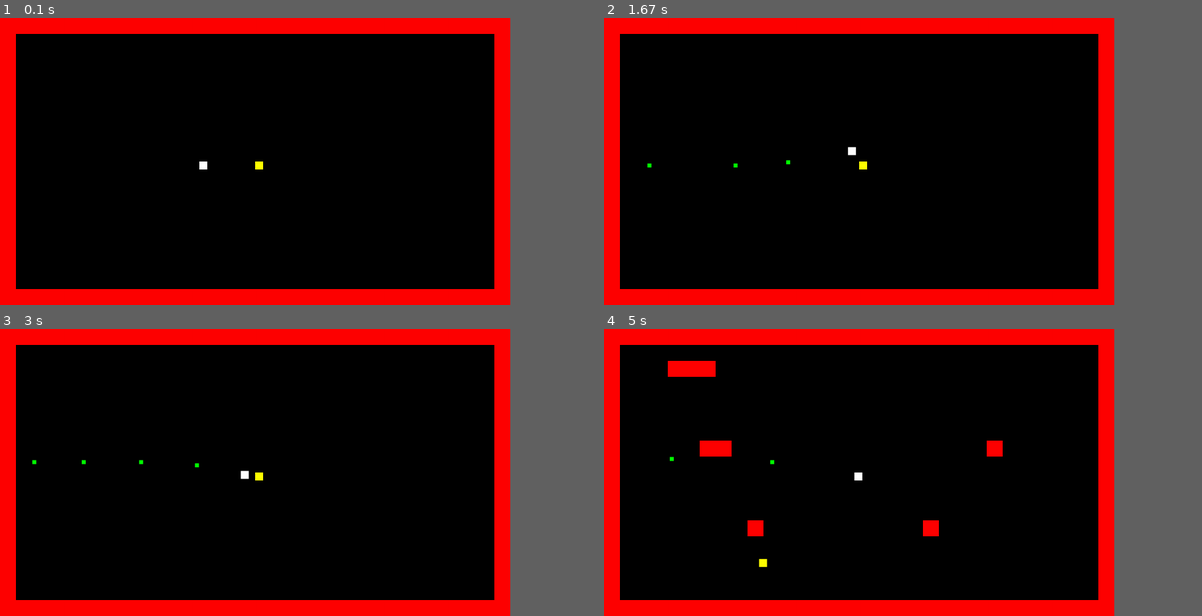
Above: before the commit, frames 1-4 (two rows, left to right).
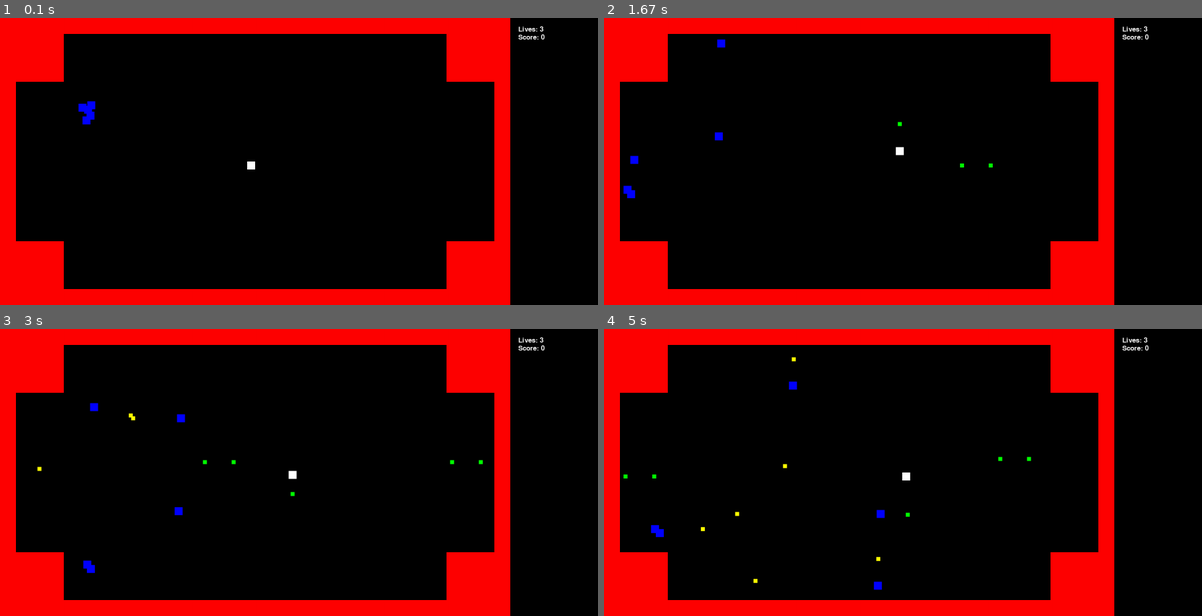
Above: after the commit, the same moments.

Repository: virayjj/virayjj-classwork
Game: pygame game, started from pygame/mini-project/mygame(unfinished).py
Same seed, same stepped clock (60 frames per second), same inputs: the game is played once before the commit and once after it.
Inputs:
- Up to frame 1 (0.1 s): no input
- Up to frame 2 (1.67 s): hold Z 0.33-0.8 s; hold Right 0.33-0.8 s; hold Right 0.83-1.3 s; tap Z at 0.9, 1.2, 1.4 s; hold Up 1.33-1.63 s
- Up to frame 3 (3 s): hold Right 1.67-2.13 s; tap Z at 1.73, 2.03, 2.23, 2.53, 2.8 s; hold Left 2.17-2.7 s; hold Down from 2.73 s (still down)
- Up to frame 4 (5 s): release Down at 3.03 s; hold Left 3.07-3.47 s; tap Z at 3.13, 3.43, 3.57, 3.97, 4.27, 4.63 s; hold Up 3.5-3.87 s; hold Right 3.9-4.53 s; hold Down 4.57-4.93 s; hold Left from 4.97 s (still down)
In our replay, the window is 768x432 before the commit and 900x432 after it. These sizes can differ from the game's own. Grey fills any space a smaller window leaves; there, only what the larger window draws over its background counts as a difference.

The runs differ from the first frame. In frame 1, 5.7% of the frame differs, in the area x 2-92%, y 2-95%; in frame 2, 5.8%; in frame 3, 5.9%; in frame 4, 7.1%.

Commit message:
Update mygame(unfinished).py

Diff:
--- a/pygame/mini-project/mygame(unfinished).py
+++ b/pygame/mini-project/mygame(unfinished).py
@@ -3,41 +3,41 @@
 
 map1 = [
     [1,1,1,1,1,1,1,1,1,1,1,1,1,1,1,1,1,1,1,1,1,1,1,1,1,1,1,1,1,1,1,1],
-    [1,0,0,0,0,0,0,0,0,0,0,0,0,0,0,0,0,0,0,0,0,0,0,0,0,0,0,0,0,0,0,1],
-    [1,0,0,0,0,0,0,0,0,0,0,0,0,0,0,0,0,0,0,0,0,0,0,0,0,0,0,0,0,0,0,1],
-    [1,0,0,0,0,0,0,0,0,0,0,0,0,0,0,0,0,0,0,0,0,0,0,0,0,0,0,0,0,0,0,1],
-    [1,0,0,0,0,0,0,0,0,0,0,0,0,0,0,0,0,0,0,0,0,0,0,0,0,0,0,0,0,0,0,1],
-    [1,0,0,0,0,0,0,0,0,0,0,0,0,0,0,0,0,0,0,0,0,0,0,0,0,0,0,0,0,0,0,1],
-    [1,0,0,0,0,0,0,0,0,0,0,0,0,0,0,0,0,0,0,0,0,0,0,0,0,0,0,0,0,0,0,1],
-    [1,0,0,0,0,0,0,0,0,0,0,0,0,0,0,0,0,0,0,0,0,0,0,0,0,0,0,0,0,0,0,1],
-    [1,0,0,0,0,0,0,0,0,0,0,0,0,0,0,0,0,0,0,0,0,0,0,0,0,0,0,0,0,0,0,1],
-    [1,0,0,0,0,0,0,0,0,0,0,0,0,0,0,0,0,0,0,0,0,0,0,0,0,0,0,0,0,0,0,1],
-    [1,0,0,0,0,0,0,0,0,0,0,0,0,0,0,0,0,0,0,0,0,0,0,0,0,0,0,0,0,0,0,1],
-    [1,0,0,0,0,0,0,0,0,0,0,0,0,0,0,0,0,0,0,0,0,0,0,0,0,0,0,0,0,0,0,1],
-    [1,0,0,0,0,0,0,0,0,0,0,0,0,0,0,0,0,0,0,0,0,0,0,0,0,0,0,0,0,0,0,1],
-    [1,0,0,0,0,0,0,0,0,0,0,0,0,0,0,0,0,0,0,0,0,0,0,0,0,0,0,0,0,0,0,1],
-    [1,0,0,0,0,0,0,0,0,0,0,0,0,0,0,0,0,0,0,0,0,0,0,0,0,0,0,0,0,0,0,1],
-    [1,0,0,0,0,0,0,0,0,0,0,0,0,0,0,0,0,0,0,0,0,0,0,0,0,0,0,0,0,0,0,1],
-    [1,0,0,0,0,0,0,0,0,0,0,0,0,0,0,0,0,0,0,0,0,0,0,0,0,0,0,0,0,0,0,1],
+    [1,1,1,1,0,0,0,0,0,0,0,0,0,0,0,0,0,0,0,0,0,0,0,0,0,0,0,0,1,1,1,1],
+    [1,1,1,1,0,0,0,0,0,0,0,0,0,0,0,0,0,0,0,0,0,0,0,0,0,0,0,0,1,1,1,1],
+    [1,1,1,1,0,0,0,0,0,0,0,0,0,0,0,0,0,0,0,0,0,0,0,0,0,0,0,0,1,1,1,1],
+    [1,0,0,0,0,0,0,0,0,0,0,0,0,0,0,0,0,0,0,0,0,0,0,0,0,0,0,0,0,0,0,1],
+    [1,0,0,0,0,0,0,0,0,0,0,0,0,0,0,0,0,0,0,0,0,0,0,0,0,0,0,0,0,0,0,1],
+    [1,0,0,0,0,0,0,0,0,0,0,0,0,0,0,0,0,0,0,0,0,0,0,0,0,0,0,0,0,0,0,1],
+    [1,0,0,0,0,0,0,0,0,0,0,0,0,0,0,0,0,0,0,0,0,0,0,0,0,0,0,0,0,0,0,1],
+    [1,0,0,0,0,0,0,0,0,0,0,0,0,0,0,0,0,0,0,0,0,0,0,0,0,0,0,0,0,0,0,1],
+    [1,0,0,0,0,0,0,0,0,0,0,0,0,0,0,0,0,0,0,0,0,0,0,0,0,0,0,0,0,0,0,1],
+    [1,0,0,0,0,0,0,0,0,0,0,0,0,0,0,0,0,0,0,0,0,0,0,0,0,0,0,0,0,0,0,1],
+    [1,0,0,0,0,0,0,0,0,0,0,0,0,0,0,0,0,0,0,0,0,0,0,0,0,0,0,0,0,0,0,1],
+    [1,0,0,0,0,0,0,0,0,0,0,0,0,0,0,0,0,0,0,0,0,0,0,0,0,0,0,0,0,0,0,1],
+    [1,0,0,0,0,0,0,0,0,0,0,0,0,0,0,0,0,0,0,0,0,0,0,0,0,0,0,0,0,0,0,1],
+    [1,1,1,1,0,0,0,0,0,0,0,0,0,0,0,0,0,0,0,0,0,0,0,0,0,0,0,0,1,1,1,1],
+    [1,1,1,1,0,0,0,0,0,0,0,0,0,0,0,0,0,0,0,0,0,0,0,0,0,0,0,0,1,1,1,1],
+    [1,1,1,1,0,0,0,0,0,0,0,0,0,0,0,0,0,0,0,0,0,0,0,0,0,0,0,0,1,1,1,1],
     [1,1,1,1,1,1,1,1,1,1,1,1,1,1,1,1,1,1,1,1,1,1,1,1,1,1,1,1,1,1,1,1],
     ]
 
 map2 = [
     [1,1,1,1,1,1,1,1,1,1,1,1,1,1,1,1,1,1,1,1,1,1,1,1,1,1,1,1,1,1,1,1],
     [1,0,0,0,0,0,0,0,0,0,0,0,0,0,0,0,0,0,0,0,0,0,0,0,0,0,0,0,0,0,0,1],
-    [1,0,0,0,1,1,1,0,0,0,0,0,0,0,0,0,0,0,0,0,0,0,0,0,0,0,0,0,0,0,0,1],
-    [1,0,0,0,0,0,0,0,0,0,0,0,0,0,0,0,0,0,0,0,0,0,0,0,0,0,0,0,0,0,0,1],
-    [1,0,0,0,0,0,0,0,0,0,0,0,0,0,0,0,0,0,0,0,0,0,0,0,0,0,0,0,0,0,0,1],
-    [1,0,0,0,0,0,0,0,0,0,0,0,0,0,0,0,0,0,0,0,0,0,0,0,0,0,0,0,0,0,0,1],
-    [1,0,0,0,0,0,0,0,0,0,0,0,0,0,0,0,0,0,0,0,0,0,0,0,0,0,0,0,0,0,0,1],
-    [1,0,0,0,0,0,1,1,0,0,0,0,0,0,0,0,0,0,0,0,0,0,0,0,1,0,0,0,0,0,0,1],
-    [1,0,0,0,0,0,0,0,0,0,0,0,0,0,0,0,0,0,0,0,0,0,0,0,0,0,0,0,0,0,0,1],
-    [1,0,0,0,0,0,0,0,0,0,0,0,0,0,0,0,0,0,0,0,0,0,0,0,0,0,0,0,0,0,0,1],
-    [1,0,0,0,0,0,0,0,0,0,0,0,0,0,0,0,0,0,0,0,0,0,0,0,0,0,0,0,0,0,0,1],
-    [1,0,0,0,0,0,0,0,0,0,0,0,0,0,0,0,0,0,0,0,0,0,0,0,0,0,0,0,0,0,0,1],
-    [1,0,0,0,0,0,0,0,0,1,0,0,0,0,0,0,0,0,0,0,1,0,0,0,0,0,0,0,0,0,0,1],
-    [1,0,0,0,0,0,0,0,0,0,0,0,0,0,0,0,0,0,0,0,0,0,0,0,0,0,0,0,0,0,0,1],
-    [1,0,0,0,0,0,0,0,0,0,0,0,0,0,0,0,0,0,0,0,0,0,0,0,0,0,0,0,0,0,0,1],
+    [1,0,0,0,0,0,0,0,0,0,0,0,0,0,0,0,0,0,0,0,0,0,0,0,0,0,0,0,0,0,0,1],
+    [1,0,0,1,1,1,1,1,0,0,0,0,0,0,0,0,0,0,0,0,0,0,0,0,1,1,1,1,1,0,0,1],
+    [1,0,0,1,0,0,0,0,0,0,0,0,0,0,0,0,0,0,0,0,0,0,0,0,0,0,0,0,1,0,0,1],
+    [1,0,0,1,0,0,0,0,0,0,0,0,0,0,0,0,0,0,0,0,0,0,0,0,0,0,0,0,1,0,0,1],
+    [1,0,0,1,0,0,0,0,0,0,0,0,0,0,0,0,0,0,0,0,0,0,0,0,0,0,0,0,1,0,0,1],
+    [1,0,0,0,0,0,0,0,0,0,0,0,0,1,0,0,0,0,1,0,0,0,0,0,0,0,0,0,0,0,0,1],
+    [1,0,0,0,0,0,0,0,0,0,0,0,0,1,0,0,0,0,1,0,0,0,0,0,0,0,0,0,0,0,0,1],
+    [1,0,0,0,0,0,0,0,0,0,0,0,0,1,0,0,0,0,1,0,0,0,0,0,0,0,0,0,0,0,0,1],
+    [1,0,0,0,0,0,0,0,0,0,0,0,0,1,0,0,0,0,1,0,0,0,0,0,0,0,0,0,0,0,0,1],
+    [1,0,0,1,0,0,0,0,0,0,0,0,0,1,0,0,0,0,1,0,0,0,0,0,0,0,0,0,1,0,0,1],
+    [1,0,0,1,0,0,0,0,0,0,0,0,0,0,0,0,0,0,0,0,0,0,0,0,0,0,0,0,1,0,0,1],
+    [1,0,0,1,0,0,0,0,0,0,0,0,0,0,0,0,0,0,0,0,0,0,0,0,0,0,0,0,1,0,0,1],
+    [1,0,0,1,1,1,1,1,0,0,0,0,0,0,0,0,0,0,0,0,0,0,0,0,1,1,1,1,1,0,0,1],
     [1,0,0,0,0,0,0,0,0,0,0,0,0,0,0,0,0,0,0,0,0,0,0,0,0,0,0,0,0,0,0,1],
     [1,0,0,0,0,0,0,0,0,0,0,0,0,0,0,0,0,0,0,0,0,0,0,0,0,0,0,0,0,0,0,1],
     [1,1,1,1,1,1,1,1,1,1,1,1,1,1,1,1,1,1,1,1,1,1,1,1,1,1,1,1,1,1,1,1],
@@ -46,17 +46,17 @@
 map3 = [
     [1,1,1,1,1,1,1,1,1,1,1,1,1,1,1,1,1,1,1,1,1,1,1,1,1,1,1,1,1,1,1,1],
     [1,0,0,0,0,0,0,0,0,0,0,0,0,0,0,0,0,0,0,0,0,0,0,0,0,0,0,0,0,0,0,1],
-    [1,0,0,0,0,0,0,0,0,0,0,0,0,0,0,0,0,0,0,0,0,0,0,0,0,0,0,0,0,0,0,1],
-    [1,0,0,0,0,0,0,0,0,0,0,0,0,0,0,0,0,0,0,0,0,0,0,0,0,0,0,0,0,0,0,1],
-    [1,0,0,0,0,0,0,0,0,0,0,0,0,0,0,0,0,0,0,0,0,0,0,0,0,0,0,0,0,0,0,1],
-    [1,0,0,0,0,0,0,0,0,0,0,0,0,0,0,0,0,0,0,0,0,0,0,0,0,0,0,0,0,0,0,1],
-    [1,0,0,0,0,0,0,0,0,0,0,0,0,0,0,0,0,0,0,0,0,0,0,0,0,0,0,0,0,0,0,1],
-    [1,0,0,0,0,0,0,0,0,0,0,0,0,0,0,0,0,0,0,0,0,0,0,0,0,0,0,0,0,0,0,1],
-    [1,0,0,0,0,0,0,0,0,0,0,0,0,0,0,0,0,0,0,0,0,0,0,0,0,0,0,0,0,0,0,1],
-    [1,0,0,0,0,0,0,0,0,0,0,0,0,0,0,0,0,0,0,0,0,0,0,0,0,0,0,0,0,0,0,1],
-    [1,0,0,0,0,0,0,0,0,0,0,0,0,0,0,0,0,0,0,0,0,0,0,0,0,0,0,0,0,0,0,1],
-    [1,0,0,0,0,0,0,0,0,0,0,0,0,0,0,0,0,0,0,0,0,0,0,0,0,0,0,0,0,0,0,1],
-    [1,0,0,0,0,0,0,0,0,0,0,0,0,0,0,0,0,0,0,0,0,0,0,0,0,0,0,0,0,0,0,1],
+    [1,0,0,0,0,0,0,0,0,0,0,0,0,0,0,0,0,0,0,0,0,0,0,0,0,0,1,0,0,0,0,1],
+    [1,0,0,0,0,0,0,0,0,0,0,0,0,0,0,0,0,0,0,0,0,0,1,1,1,1,1,0,0,0,0,1],
+    [1,0,0,0,0,0,0,0,0,0,0,0,0,0,0,0,0,0,0,0,0,0,0,0,0,0,0,0,0,0,0,1],
+    [1,0,0,0,0,0,0,0,0,0,0,0,0,0,0,0,0,0,0,0,0,0,0,0,0,0,0,0,0,0,0,1],
+    [1,0,0,0,0,0,0,0,0,0,0,0,0,0,0,0,0,0,0,0,0,0,0,0,0,0,0,0,0,0,0,1],
+    [1,0,0,0,0,0,0,0,0,0,0,0,0,0,0,0,0,0,0,0,0,0,0,0,0,0,0,0,0,0,0,1],
+    [1,0,0,0,0,0,0,1,1,1,1,1,1,1,1,0,0,0,0,0,0,0,0,0,0,0,0,0,0,0,0,1],
+    [1,0,0,0,0,0,0,0,0,0,0,0,0,0,0,0,0,0,0,0,0,0,0,0,0,0,0,0,1,0,0,1],
+    [1,0,0,0,0,0,0,0,0,0,0,0,0,0,0,0,0,0,0,0,0,0,0,0,0,0,0,0,1,1,0,1],
+    [1,0,0,0,0,0,0,0,0,0,0,0,0,0,0,0,0,0,0,0,0,0,0,0,0,0,0,0,1,0,0,1],
+    [1,0,0,0,0,0,0,0,0,0,0,0,0,0,0,0,0,0,0,0,0,0,0,0,0,0,0,0,1,0,0,1],
     [1,0,0,0,0,0,0,0,0,0,0,0,0,0,0,0,0,0,0,0,0,0,0,0,0,0,0,0,0,0,0,1],
     [1,0,0,0,0,0,0,0,0,0,0,0,0,0,0,0,0,0,0,0,0,0,0,0,0,0,0,0,0,0,0,1],
     [1,0,0,0,0,0,0,0,0,0,0,0,0,0,0,0,0,0,1,1,0,0,0,0,0,0,0,0,0,0,0,1],
@@ -65,23 +65,31 @@
     ]
 
 my_maps = [map1, map2, map3]
+array_enemies = [5, 10, 15]
+array_speed = [-1, 1]
 my_id = 0
+my_score = 0
+player_reset = True
+
+# Set event type
+pygame.time.set_timer(pygame.USEREVENT, 2000)
 
 # Define some colors
 BLACK = (0, 0, 0)
 WHITE = (255, 255, 255)
 GREEN = (0, 255, 0)
 RED = (255, 0, 0)
+BLUE = (0, 0, 255)
 YELLOW = (255, 255, 0)
 
 pygame.init()
 
 # Set the width and height of the screen [width, height]
-size = (1280, 720)
+size = (1500, 720)
 screen = pygame.display.set_mode(size)
-
 pygame.display.set_caption("My Game")
 
+## CLASSES ##
 class Player(pygame.sprite.Sprite):
     def __init__(self):
         super().__init__()
@@ -89,16 +97,17 @@
         self.image.fill(WHITE)
         # Set position
         self.rect = self.image.get_rect()
-        self.rect.x = 500
+        self.rect.x = 620
         self.rect.y = 360
         self.lives = 3
+        self.move = "UP"
 
     def player_speed(self, x_val, y_val):
         self.rect.x += x_val
         self.rect.y += y_val
 
     def shoot(self):
-        bullet = Bullet(self.rect.x + 5, self.rect.y + 5)
+        bullet = Bullet(self.rect.x + 5, self.rect.y + 5, self.move)
         bullet_group.add(bullet)
         all_sprites_list.add(bullet)
 
@@ -111,21 +120,29 @@
         self.rect.x = x_ref
         self.rect.y = y_ref
 
-    def removeWall(self):
-        self.kill()
+    def update(self):
+        pass
 
 class Bullet(pygame.sprite.Sprite):
-    def __init__(self, x_pos, y_pos):
+    def __init__(self, x_pos, y_pos, shoot_pos):
         super().__init__()
         self.image = pygame.Surface([10,10])
         self.image.fill(GREEN)
         self.rect = self.image.get_rect()
         self.rect.x = x_pos
         self.rect.y = y_pos
-        self.speed = 5
+        self.shoot = shoot_pos
+        self.speed = 3
 
     def update(self):
-        self.rect.x = self.rect.x - self.speed
+        if(self.shoot == "LEFT"):
+            self.rect.x -= self.speed
+        elif(self.shoot == "RIGHT"):
+            self.rect.x += self.speed
+        elif(self.shoot == "UP"):
+            self.rect.y -= self.speed
+        elif(self.shoot == "DOWN"):
+            self.rect.y += self.speed
 
 class NextLevel(pygame.sprite.Sprite):
     def __init__(self, x_pos, y_pos):
@@ -144,9 +161,59 @@
         next_group.add(self)
 
 class Enemy(pygame.sprite.Sprite):
-    def __init__(self, x_pos, y_pos, ):
-        pass
-
+    def __init__(self, x_pos, y_pos):
+        super().__init__()
+        self.image = pygame.Surface([20,20])
+        self.image.fill(BLUE)
+        self.rect = self.image.get_rect()
+        self.rect.x = x_pos
+        self.rect.y = y_pos
+        self.old_x = self.rect.x
+        self.old_y = self.rect.y
+        self.speed_x = array_speed[random.randint(0, 1)]
+        self.speed_y = array_speed[random.randint(0, 1)]
+
+    def shoot(self):
+        enemy_bullet = EnemyBullet(self.rect.x + 5, self.rect.y + 5)
+        enemybullet_group.add(enemy_bullet)
+        all_sprites_list.add(enemy_bullet)
+
+    def update(self):
+        self.rect.x = self.rect.x + self.speed_x
+        self.rect.y = self.rect.y + self.speed_y
+        enemy_hit_wall = pygame.sprite.spritecollide(self, wall_list, False)
+        for foo in enemy_hit_wall:
+            self.speed_x = array_speed[random.randint(0, 1)]
+            self.speed_y = array_speed[random.randint(0, 1)]
+            self.rect.x = self.old_x
+            self.rect.y = self.old_y
+        self.old_x = self.rect.x
+        self.old_y = self.rect.y
+
+class EnemyBullet(pygame.sprite.Sprite):
+    def __init__(self, pos_x, pos_y):
+        super().__init__()
+        self.image = pygame.Surface([10,10])
+        self.image.fill(YELLOW)
+        self.rect = self.image.get_rect()
+        self.rect.x = pos_x
+        self.rect.y = pos_y
+        self.speed = 1
+        self.shoot = random.randint(1, 4)
+
+    def update(self):
+        if self.shoot == 1:
+            self.rect.x -= self.speed
+        elif self.shoot == 2:
+            self.rect.x += self.speed
+        elif self.shoot == 3:
+            self.rect.y -= self.speed
+        elif self.shoot == 4:
+            self.rect.y += self.speed
+
+## END CLASS ##
+
+## SPRITE GROUP ##
 all_sprites_list = pygame.sprite.Group()
 
 player = Player()
@@ -158,6 +225,11 @@
 
 next_group = pygame.sprite.Group()
 
+enemy_group = pygame.sprite.Group()
+
+enemybullet_group = pygame.sprite.Group()
+
+## Create Initial Wall ##
 def createWall():
     x = 0
     y = 0
@@ -170,12 +242,18 @@
             x = x + 40
         x = 0
         y = y + 40
+#random.randrange(100, 1180), random.randrange(100, 620)
+
+def createEnemy():
+    enemy_num = 0
+    for x in range(array_enemies[my_id]):
+        enemy = Enemy(random.randrange(200,240),random.randrange(200,240))
+        enemy_group.add(enemy)
+        all_sprites_list.add(enemy)
+        enemy_num += 1
 
 createWall()
-
-my_point = NextLevel(640,360)
-all_sprites_list.add(my_point)
-next_group.add(my_point)
+createEnemy()
 
 # Loop until the user clicks the close button.
 done = False
@@ -195,35 +273,108 @@
             if event.key == ord('z'):
                 player.shoot()
 
+        # User event type
+        elif event.type == pygame.USEREVENT:
+            # loop through the enemy sprite and call shoot method
+            for item in enemy_group:
+                item.shoot()
+
+    ## Player Movement ##
     keys = pygame.key.get_pressed()
     if keys[pygame.K_LEFT]:
         player.player_speed(-1,0)
+        player.move = "LEFT"
+        player_reset = False
     elif keys[pygame.K_RIGHT]:
         player.player_speed(1,0)
+        player.move = "RIGHT"
+        player_reset = False
     elif keys[pygame.K_UP]:
         player.player_speed(0,-1)
+        player.move = "UP"
+        player_reset = False
     elif keys[pygame.K_DOWN]:
         player.player_speed(0,1)
-
+        player.move = "DOWN"
+        player_reset = False
+
+    ## Player Collision with Wall ##
     player_hit = pygame.sprite.spritecollide(player, wall_list, False)
     for foo in player_hit:
         player.player_speed(0,0)
         player.rect.x = player_old_x
         player.rect.y = player_old_y
 
+    ## Player Collision with Enemy ##
+    player_hit_enemy = pygame.sprite.spritecollide(player, enemy_group, False)
+    for foo in player_hit_enemy:
+        player.rect.x = 620
+        player.rect.y = 360
+
+        if player_reset == False:
+            player.lives -= 1
+            player_reset = True
+            if player.lives == 0:
+                pass
+
+    ## Enemy bullet collision with wall ##
+    enemybullet_wall = pygame.sprite.groupcollide(enemybullet_group, wall_list, True, False)
+
+    ## Enemy bullet collision with player ##
+    enemybullet_player = pygame.sprite.spritecollide(player, enemybullet_group, True)
+    for foo in enemybullet_player:
+        player.lives -= 1
+
+    ## Enemy collision with wall ##
+    enemy_hit_wall = pygame.sprite.groupcollide(enemy_group, wall_list, False, False)
+    for foo in enemy_hit_wall:
+        pass
+
+    ## Bullet Collision with Wall ##
+    bullet_wall = pygame.sprite.groupcollide(bullet_group, wall_list, True, False)
+
+    ## Enemy Collision with Bullets ##
+    enemy_hit_bullet = pygame.sprite.groupcollide(enemy_group, bullet_group, True, True)
+    for foo in enemy_hit_bullet:
+        ## Create 'portal' ##
+        if(len(enemy_group) == 0):
+            my_point = NextLevel(620,360)
+            all_sprites_list.add(my_point)
+            next_group.add(my_point)
+
+    ## Collision with 'portal' ##
     player_next = pygame.sprite.spritecollide(player, next_group, True)
     for foo in player_next:
-        my_point.newPos(random.randrange(300, 600), random.randrange(300, 600))
+        ## Remove old map ##
+        for item in wall_list:
+            item.kill()
+        ## Point system ##
+        if (len(enemy_group) == 0):
+            if player.lives == 3:
+                my_score = my_score + 10
+            elif player.lives == 2:
+                my_score = my_score + 5
+            elif player.lives == 1:
+                my_score = my_score + 2
+        ## Create new map ##
         my_id += 1
         createWall()
-
+        createEnemy()
+
+    ## Player old pos values ##
     player_old_x = player.rect.x
     player_old_y = player.rect.y
 
-    # --- Game logic should go here
     all_sprites_list.update()
     screen.fill(BLACK)
 
+    font = pygame.font.Font(None, 25)
+    livesText = font.render('Lives: ' + str(player.lives), True, WHITE)
+    screen.blit(livesText, (1300, 20))
+
+    scoreText = font.render('Score: ' + str(my_score), True, WHITE)
+    screen.blit(scoreText, (1300, 40))
+
     # --- Drawing code should go here
     all_sprites_list.draw(screen)
 
